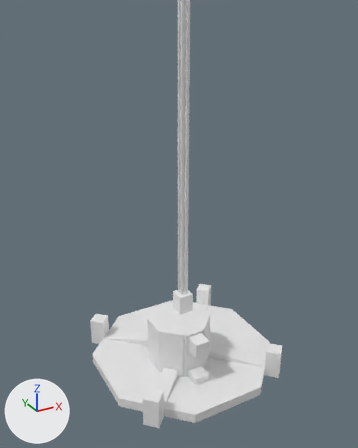
Renders of the OBJ model src/main/resources/assets/advancedrocketry/models/spaceelevator.obj from each side of a commit.
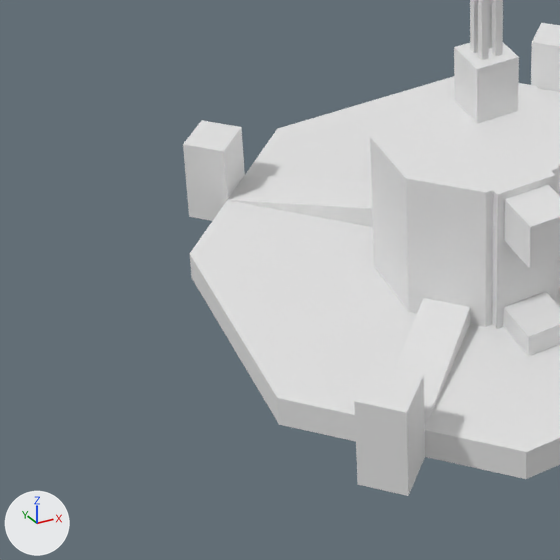
Old and new are each drawn from a 50 mm lens placed at (-10.33, -18.78, 17.56), pointed at (1.49, 2.71, 6.81) and again close up on the part from 10% to 57% of the width and 62% to 100% of the height. The lights are fixed; the arrows at lower left show +X, +Y and +Z. Materials are left out; every surface is plain grey. Where no turn or scale is listed for an object, it has been applied to the vertices. Vertices at the same position are counted once.

In view in the first close-up: 'Anchor', 'Capsule', 'Door', 'Tether'.
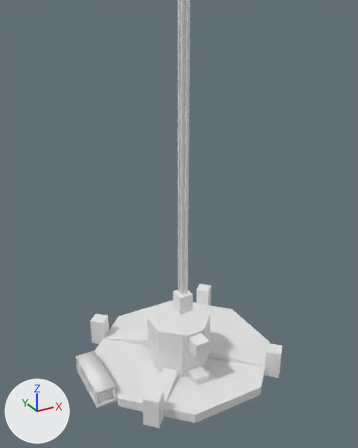
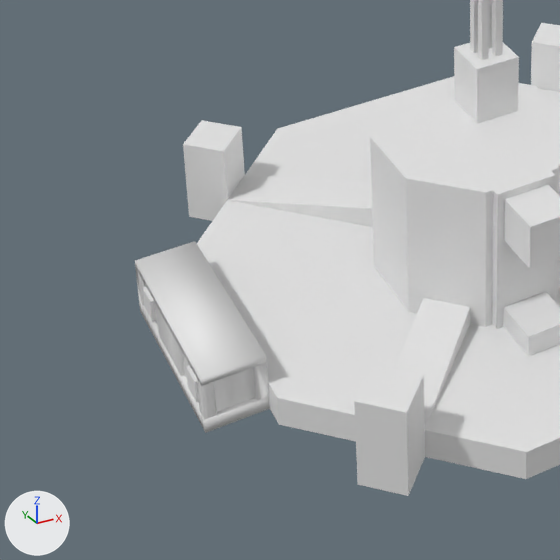
The change, as JSON lines over the scene's bpy script:
```json
{"block": "me_anchor", "where": "# used by ob_anchor; location = (0.0, 0.0, 0.0)"}
{"op": "remove", "block": "me_anchor", "code": "me_anchor.from_pydata(...)  # 88 vertices, 114 faces; spans x -4.0..5.0, y -4.0..5.0, z 0.0..1.5"}
{"op": "add", "block": "me_anchor", "code": "me_anchor.from_pydata(...)  # 164 vertices, 202 faces; spans x -5.0..5.0, y -4.0..5.0, z 0.0..1.5"}
{"block": "me_anchor", "change": "me_anchor part 1: a new loose piece of 28 vertices spanning x -5.0..-4.0, y -1.0..2.0, z 0.0..1.0"}
{"block": "me_anchor", "change": "me_anchor part 2"}
{"block": "me_anchor", "change": "28 vertices are added at x -5.0..-4.06, y -1.0..2.0, z 0.25..0.88"}
{"block": "me_anchor", "change": "12 new vertices lie (0.06, 0.0, 0.0) away from vertices in x -5.0, y -0.69..1.69, z 0.25..0.88"}
{"block": "me_anchor", "change": "8 new vertices lie (0.19, 0.0, 0.0) away from vertices in x -5.0..-4.19, y -1.0..2.0, z 0.25..0.88"}
{"block": "me_anchor", "change": "50 new faces join them"}
```

What differs and where, as boxes [x1, y1, x2, y2] in the close-ups (560 x 560 px):
```json
{"object": "Anchor", "change": "reshaped", "before": [183, 23, 560, 496], "after": [135, 23, 560, 496]}
{"part": 1, "of": "me_anchor", "change": "added", "after": [135, 241, 270, 433]}
{"part": 2, "of": "me_anchor", "change": "added", "after": [143, 283, 255, 420]}
```
